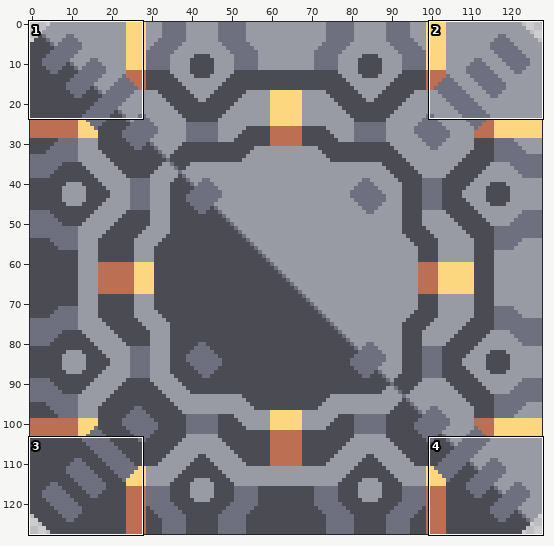
One commit to this sprite sheet: sprites/blocks/drills/terraformer.png. The picture above shows the old version from afar; the outline marks the close-up.
Close-up. Before:
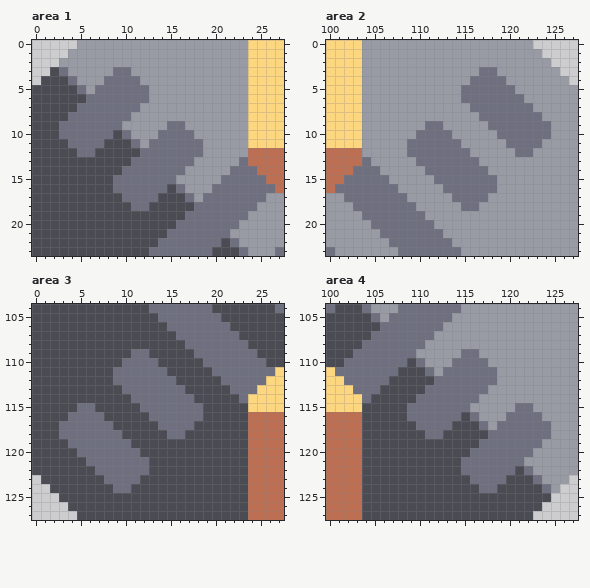
The file is 128x128 pixels. Shown: area 1: x 0..27, y 0..23; area 2: x 100..127, y 0..23; area 3: x 0..27, y 104..127; area 4: x 100..127, y 104..127.
The result:
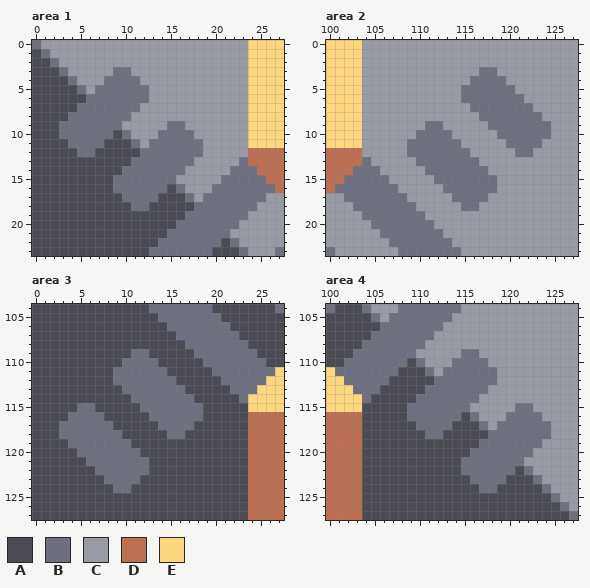
Palette (. is transparent): A #4a4b53  B #6e7080  C #989aa4  D #bc6f52  E #fdd680
What changed:
Area 1:
The author put colour A in row 1 at x 0; in rows 2 to 3 at x 0 to 1; in row 4 at x 0.
The author put colour B in row 0 at x 0; in row 1 at x 1; in row 2 at x 2.
The author put colour C in row 0 at x 1 to 4; in row 1 at x 2 to 3.
Area 2:
The author put colour C in row 0 at x 123 to 127; in row 1 at x 124 to 127; in row 2 at x 125 to 127; in row 3 at x 126 to 127; in row 4 at x 127.
Area 3:
The author put colour A in row 123 at x 0; in row 124 at x 0 to 1; in row 125 at x 0 to 2; in row 126 at x 0 to 3; in row 127 at x 0 to 4.
Area 4:
The author put colour A in row 126 at x 124 to 125; in row 127 at x 123 to 126.
The author put colour B in row 125 at x 125; in row 126 at x 126; in row 127 at x 127.
The author put colour C in row 123 at x 127; in rows 124 to 125 at x 126 to 127; in row 126 at x 127.
Boxes around the changes in both close-ups, in picture pixels (x1, y1, x2, y2):
added: (32, 40, 77, 85)
added: (533, 40, 578, 85)
added: (32, 475, 77, 520)
added: (533, 475, 578, 520)
